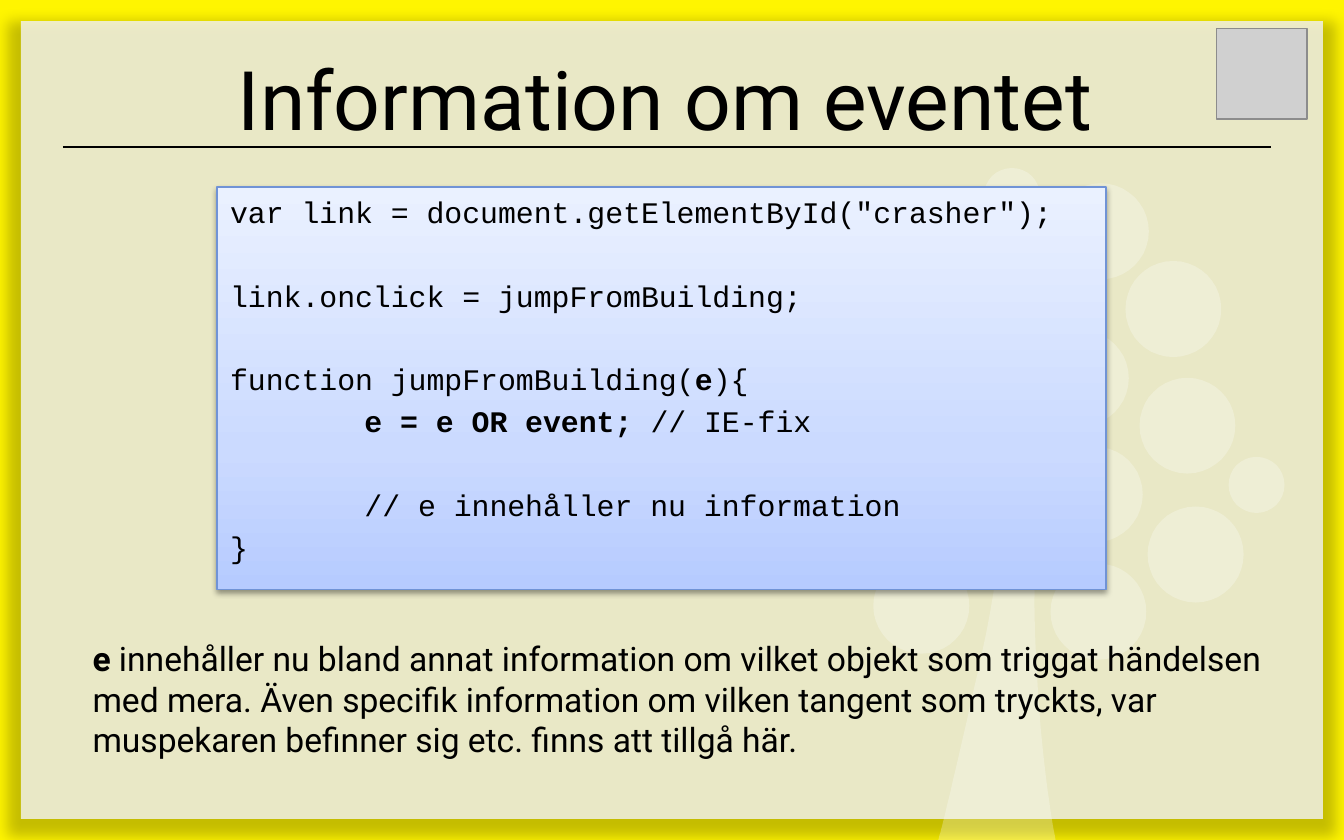
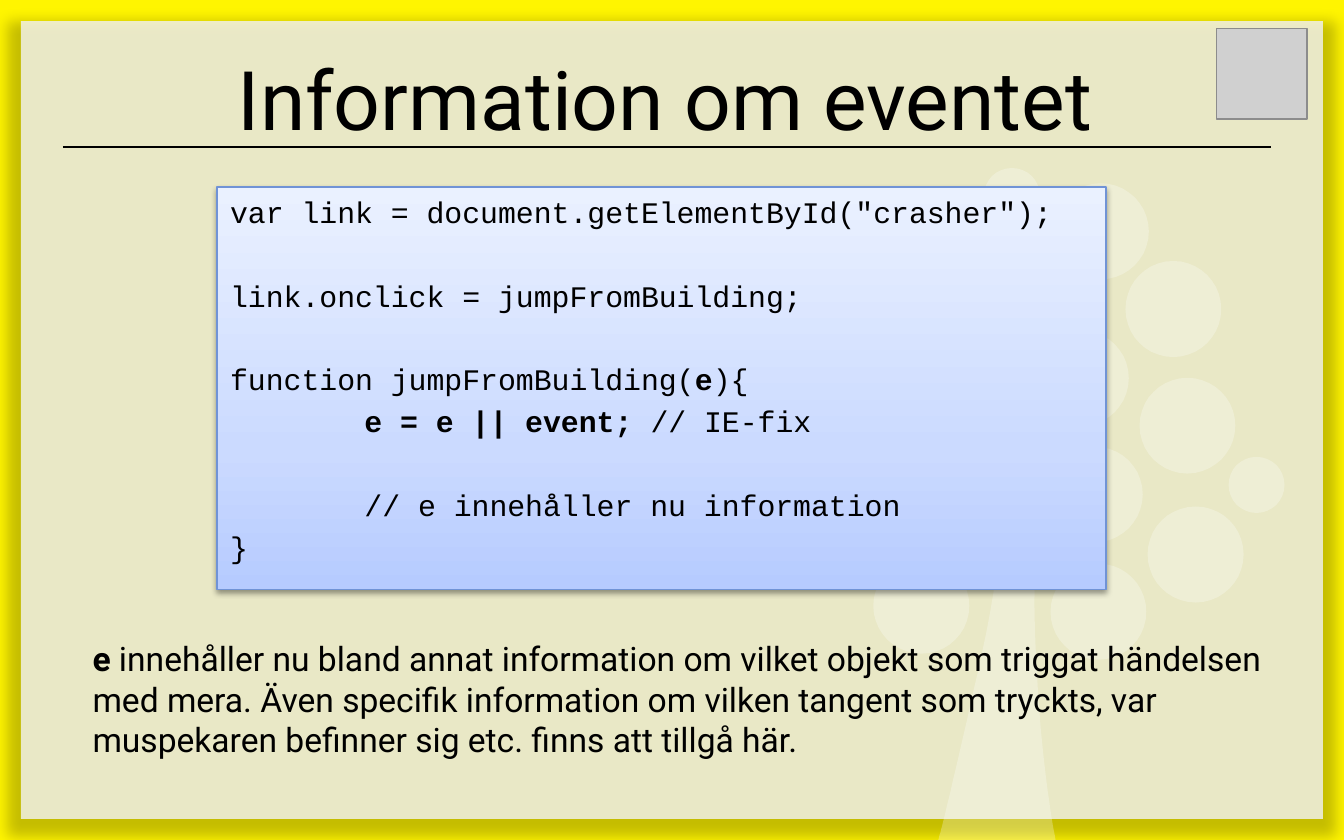
Before and after one commit to Leitet/Kursmaterial-JavaScript, a slide deck: slide 20 of lectures/E07-Greased-Lightning/E07 - Greased Lightning.pptx. Drawn at 1344x840 pixels with LibreOffice and Linux fonts; fonts in the diff are those of the drawing; grey boxes stand for pictures. Boxes give left, top, right and bottom in pixels: in the first picture for what was removed or moved away, otherwise in the second. Text is boxed around its words. In the diff, an @@ line names an element or a change of style, - is before the commit and + after.

Commit message:
Pipe

```diff
--- a/lectures/E07-Greased-Lightning/E07 - Greased Lightning.pptx
+++ b/lectures/E07-Greased-Lightning/E07 - Greased Lightning.pptx
@@ text in rectangle at (364,411,811,438): text changed @@
-e = e OR event; // IE-fix
+e = e || event; // IE-fix
```
